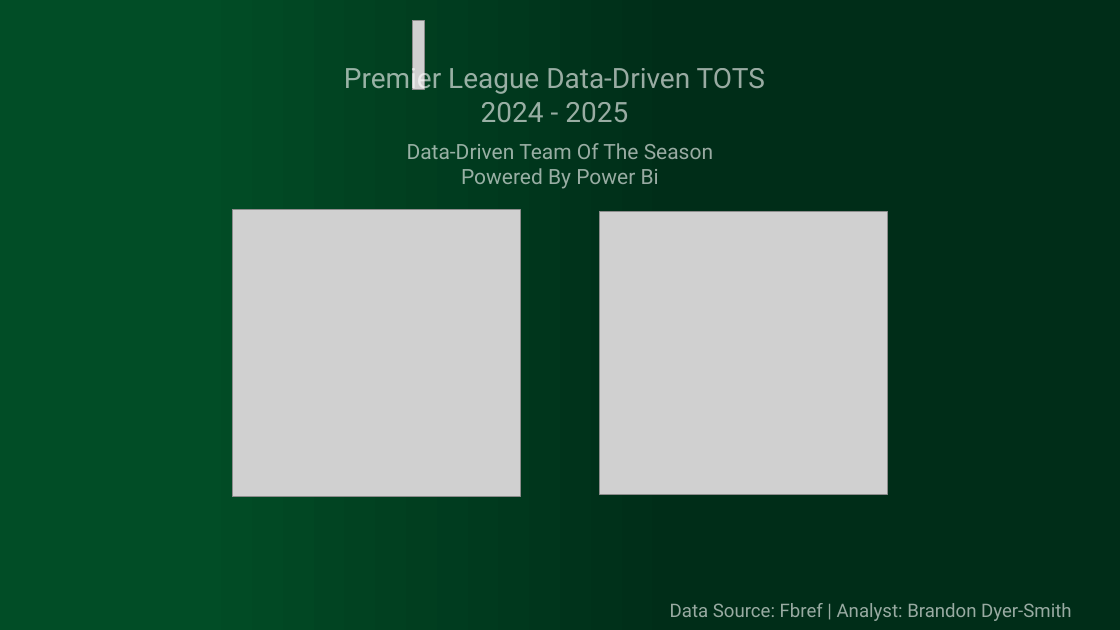
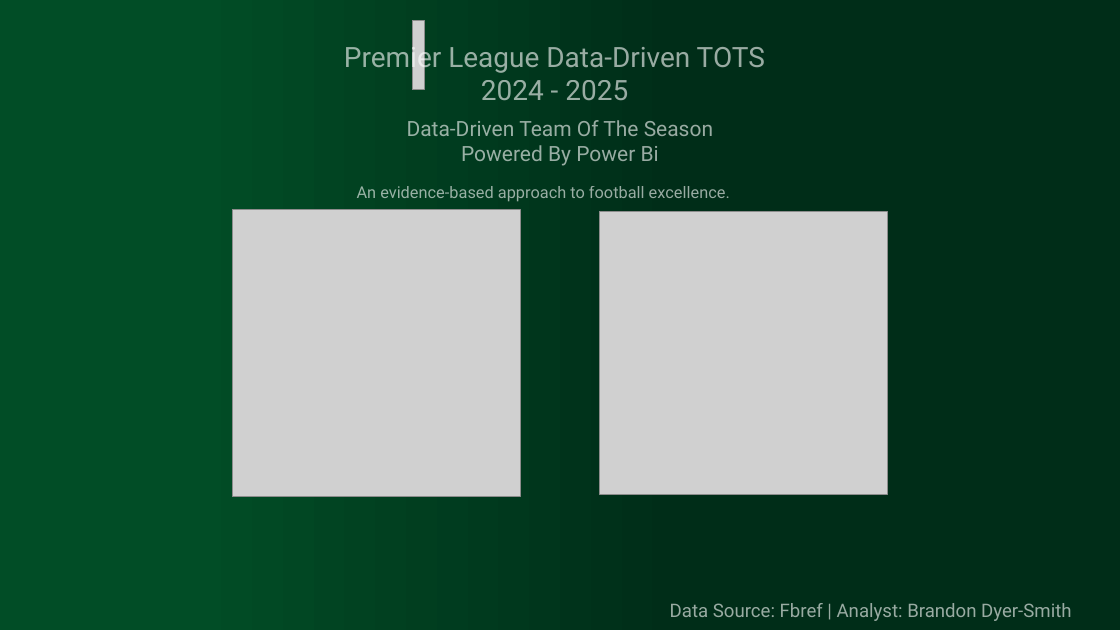
Before and after one commit to Brendo101/premier-league-tots, a slide deck: slide 4 of Outputs/Backgrounds.pptx. Drawn at 1120x630 pixels with LibreOffice and Linux fonts; fonts in the diff are those of the drawing; grey boxes stand for pictures. Boxes give left, top, right and bottom in pixels: in the first picture for what was removed or moved away, otherwise in the second. Text is boxed around its words. In the diff, an @@ line names an element or a change of style, - is before the commit and + after.

```diff
--- a/Outputs/Backgrounds.pptx
+++ b/Outputs/Backgrounds.pptx
@@ text "Premier League Data-Driven TOTS 2024 ...": place and size @@
-text "Premier League Data-Driven TOTS 2024 ..." at (344,62,765,122)
+text "Premier League Data-Driven TOTS 2024 ..." at (344,41,765,100)
@@ text "Data-Driven Team Of The Season": place and size @@
-text "Data-Driven Team Of The Season" at (407,143,713,189)
+text "Data-Driven Team Of The Season" at (407,120,713,166)
@@ text added at (357,186,730,202), 14 pt, text #FFFFFF at 60% opacity @@
+An evidence-based approach to football excellence.
```
Also in this commit, not shown: 1 slide added, 2 other files.
